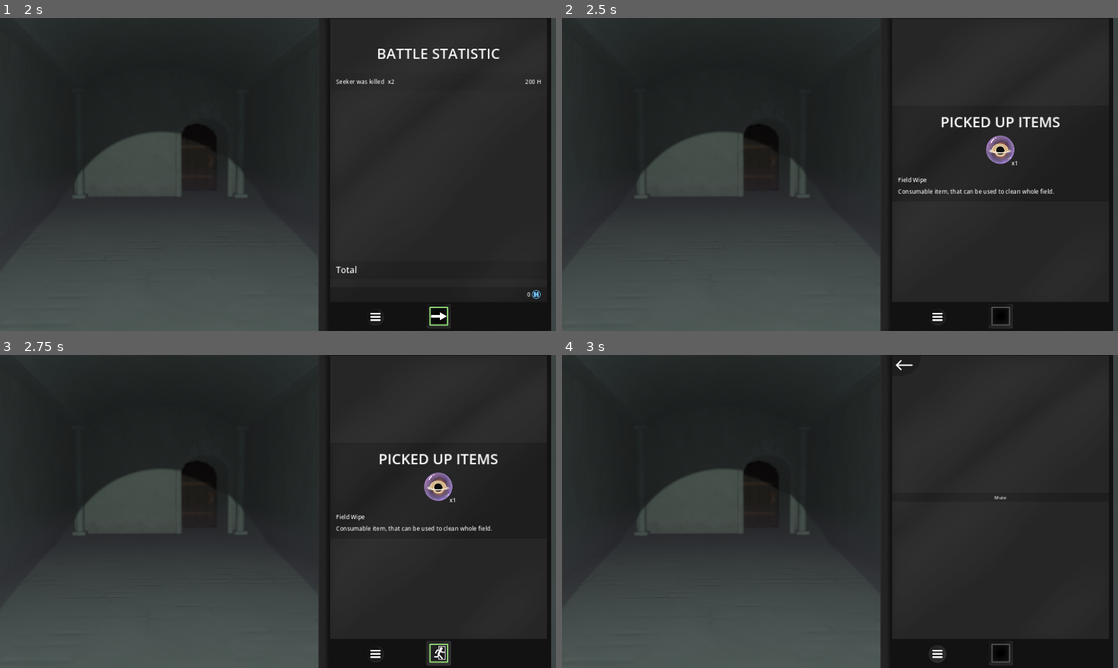
Above: before the commit, frames 1-4 (two rows, left to right).
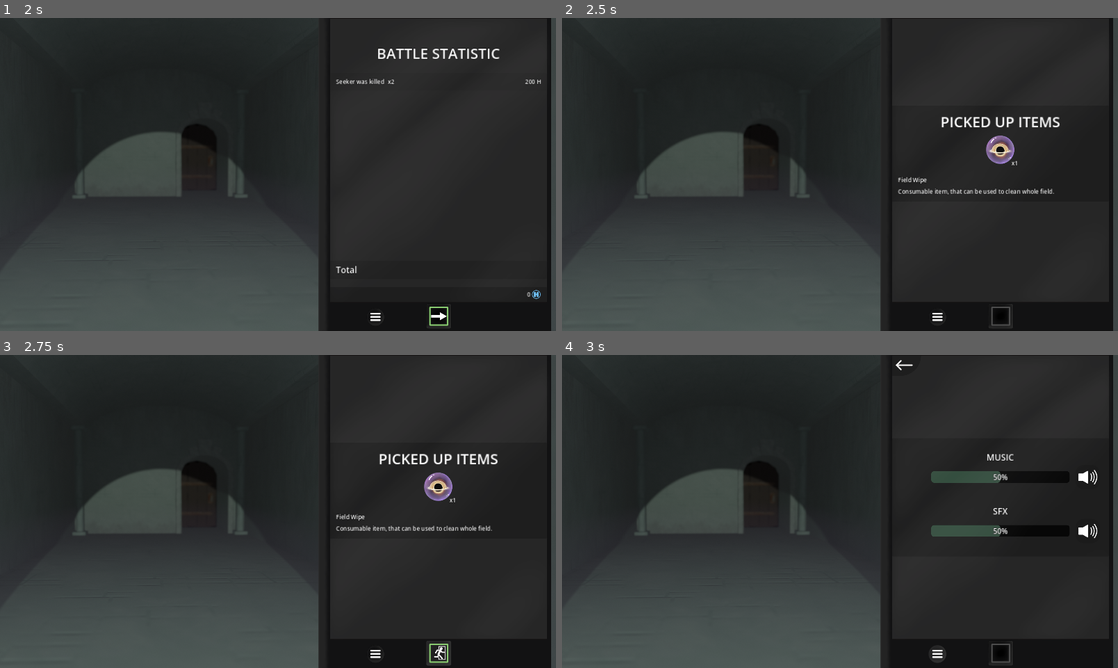
Above: after the commit, the same moments.

Repository: WcOnR/your-mom-is-the-dungeon-lord
Game: Godot game, scene res://game_objects/rooms/world.tscn
Same seed, same stepped clock (60 frames per second), same inputs: the game is played once before the commit and once after it. The engine's default icon, where the game draws it, is replaced by a stand-in: a white triangle on a blue panel in a dark square.
Inputs (mouse positions are in pixels of both pictures, inside the frame that each line leads up to):
- Up to frame 1 (2 s): move the mouse to (400, 158) at 0.52 s; press the mouse at (400, 158) at 0.53 s; hold W 0.53-1.28 s; move the mouse to (166, 190) at 1.27 s; release the mouse at (166, 190) at 1.28 s; click (166, 190) at 1.35 s
- Up to frame 2 (2.5 s): click (1001, 315) at 2 s
- Up to frame 3 (2.75 s): no input
- Up to frame 4 (3 s): click (940, 655) at 2.75 s

Frames 1-3 are identical in both runs. In frame 4, 2.1% of the frame differs, in the area x 66-97%, y 31-59%.

Commit message:
updated sttings menu

Diff:
--- a/game_systems/settings_holder.gd
+++ b/game_systems/settings_holder.gd
@@ -1,8 +1,34 @@
 class_name SettingHolder extends Node
 
+
+signal runtime_setting_changed(_name)
+
+
 var _settings : GameSettings = null
+var _runtime_settings : Dictionary = {}
+
 
 func get_settings() -> GameSettings:
 	if _settings == null:
 		_settings = load("res://game_objects/game_settings.tres")
 	return _settings
+
+
+func reg_runtime_setting(_name : StringName, val : Variant) -> void:
+	_runtime_settings[_name] = val
+
+
+func set_runtime_setting(_name : StringName, val : Variant) -> void:
+	if _name in _runtime_settings:
+		var old_val = _runtime_settings[_name]
+		_runtime_settings[_name] = val
+		if val != old_val:
+			runtime_setting_changed.emit(_name)
+	else:
+		print("SETTING NOT REGESTRED")
+
+
+func get_runtime_setting(_name : StringName) -> Variant:
+	if _name in _runtime_settings:
+		return _runtime_settings[_name]
+	return null
--- a/system/sound_manager.gd
+++ b/system/sound_manager.gd
@@ -12,22 +12,11 @@
 func _ready() -> void:
 	_sfx_bus_id = AudioServer.get_bus_index(SFX_BUS)
 	_music_bus_id = AudioServer.get_bus_index(Music_BUS)
-
-
-func set_sound_volume(new_volume : float) -> void:
-	AudioServer.set_bus_volume_db(_sfx_bus_id, new_volume)
-
-
-func get_sound_volume() -> float:
-	return AudioServer.get_bus_volume_db(_sfx_bus_id)
-
-
-func set_music_volume(new_volume : float) -> void:
-	AudioServer.set_bus_volume_db(_music_bus_id, new_volume)
-
-
-func get_music_volume() -> float:
-	return AudioServer.get_bus_volume_db(_music_bus_id)
+	SettingsManager.reg_runtime_setting("music", 50.0)
+	SettingsManager.reg_runtime_setting("music_on", true)
+	SettingsManager.reg_runtime_setting("sfx", 50.0)
+	SettingsManager.reg_runtime_setting("sfx_on", true)
+	SettingsManager.runtime_setting_changed.connect(_on_runtime_setting_changed)
 
 
 func set_interactive_player(player : AudioStreamPlayer) -> void:
@@ -64,3 +53,39 @@
 func _sound_end(palyer : AudioStreamPlayer) -> void:
 	_players.erase(palyer)
 	palyer.queue_free()
+
+
+func _set_sound_volume(new_volume : float) -> void:
+	var db_val := _to_db(new_volume)
+	AudioServer.set_bus_volume_db(_sfx_bus_id, db_val)
+
+
+func _set_sound_mute(mute : bool) -> void:
+	AudioServer.set_bus_mute(_sfx_bus_id, mute)
+
+
+func _set_music_volume(new_volume : float) -> void:
+	var db_val := _to_db(new_volume)
+	AudioServer.set_bus_volume_db(_music_bus_id, db_val)
+
+
+func _set_music_mute(mute : bool) -> void:
+	AudioServer.set_bus_mute(_music_bus_id, mute)
+
+
+func _to_db(val : float) -> float:
+	var offset := val - 50.0
+	var db_val := absf(offset)
+	db_val = db_val * db_val / 100.0
+	return sign(offset) * db_val
+
+
+func _on_runtime_setting_changed(_name : StringName) -> void:
+	if _name == "music":
+		_set_music_volume(SettingsManager.get_runtime_setting(_name))
+	elif _name == "music_on":
+		_set_music_mute(!SettingsManager.get_runtime_setting(_name))
+	elif _name == "sfx":
+		_set_sound_volume(SettingsManager.get_runtime_setting(_name))
+	elif _name == "sfx_on":
+		_set_sound_mute(!SettingsManager.get_runtime_setting(_name))
--- a/ui/phone/phone.tscn
+++ b/ui/phone/phone.tscn
@@ -11,6 +11,7 @@
 [ext_resource type="PackedScene" uid="uid://dbp4qpxqek8ms" path="res://ui/phone/item_loot_panel/item_loot_panel.tscn" id="6_s0dhv"]
 [ext_resource type="PackedScene" uid="uid://bd7vaw348eqa4" path="res://ui/phone/back_button/back_button.tscn" id="7_oan2s"]
 [ext_resource type="PackedScene" uid="uid://bnca6y1kigsrx" path="res://ui/restart_screen/restart_panel.tscn" id="8_vjta8"]
+[ext_resource type="PackedScene" uid="uid://cjxekcb7c84yx" path="res://ui/phone/settings_panel/settings_panel.tscn" id="9_q2y2l"]
 [ext_resource type="Texture2D" uid="uid://7ayfnrnlhmrc" path="res://ui/phone/menu_btn.png" id="11_8qv82"]
 [ext_resource type="Texture2D" uid="uid://713tg3ovawxk" path="res://ui/phone/menu_btn_p.png" id="12_x6uw2"]
 [ext_resource type="Texture2D" uid="uid://wfvy1pb2lb2e" path="res://ui/phone/menu_btn_h.png" id="13_apvpc"]
@@ -122,20 +123,10 @@
 layout_mode = 2
 size_flags_vertical = 4
 
-[node name="SettingsPanel" type="MarginContainer" parent="ScreenUI"]
+[node name="SettingsPanel" parent="ScreenUI" instance=ExtResource("9_q2y2l")]
 unique_name_in_owner = true
 visible = false
 layout_mode = 2
-size_flags_vertical = 3
-
-[node name="VBoxContainer" type="VBoxContainer" parent="ScreenUI/SettingsPanel"]
-layout_mode = 2
-alignment = 1
-
-[node name="Button" type="Button" parent="ScreenUI/SettingsPanel/VBoxContainer"]
-layout_mode = 2
-focus_mode = 0
-text = "Mute"
 
 [node name="MarginContainer" type="MarginContainer" parent="ScreenUI"]
 layout_mode = 2
--- /dev/null
+++ b/ui/phone/settings_panel/settings_panel.tscn
@@ -0,0 +1,44 @@
+[gd_scene load_steps=2 format=3 uid="uid://cjxekcb7c84yx"]
+
+[ext_resource type="PackedScene" uid="uid://c1ifct37mxsa6" path="res://ui/widgets/settins_bar.tscn" id="1_g1cpb"]
+
+[node name="SettingsPanel" type="MarginContainer"]
+offset_right = 748.0
+offset_bottom = 978.0
+size_flags_vertical = 3
+
+[node name="MarginContainer" type="MarginContainer" parent="."]
+layout_mode = 2
+size_flags_vertical = 4
+
+[node name="Panel" type="Panel" parent="MarginContainer"]
+layout_mode = 2
+
+[node name="MarginContainer" type="MarginContainer" parent="MarginContainer"]
+layout_mode = 2
+theme_override_constants/margin_top = 20
+theme_override_constants/margin_bottom = 20
+
+[node name="VBoxContainer" type="VBoxContainer" parent="MarginContainer/MarginContainer"]
+layout_mode = 2
+
+[node name="MarginContainer2" type="MarginContainer" parent="MarginContainer/MarginContainer/VBoxContainer"]
+layout_mode = 2
+theme_override_constants/margin_top = 20
+theme_override_constants/margin_bottom = 20
+
+[node name="MusicBar" parent="MarginContainer/MarginContainer/VBoxContainer/MarginContainer2" instance=ExtResource("1_g1cpb")]
+layout_mode = 2
+setting_label = "MUSIC"
+setting_name = &"music"
+
+[node name="MarginContainer" type="MarginContainer" parent="MarginContainer/MarginContainer/VBoxContainer"]
+custom_minimum_size = Vector2(0, 40)
+layout_mode = 2
+theme_override_constants/margin_top = 20
+theme_override_constants/margin_bottom = 20
+
+[node name="SFXBar" parent="MarginContainer/MarginContainer/VBoxContainer/MarginContainer" instance=ExtResource("1_g1cpb")]
+layout_mode = 2
+setting_label = "SFX"
+setting_name = &"sfx"
--- a/ui/phone/statistics_panel/statistics_panel.tscn
+++ b/ui/phone/statistics_panel/statistics_panel.tscn
@@ -15,7 +15,7 @@
 [sub_resource type="Resource" id="Resource_2wmc6"]
 script = ExtResource("2_hrnw1")
 stream = ExtResource("4_cah3x")
-volume_db = -20.0
+volume_db = -10.0
 pitch_scale = 1.0
 
 [sub_resource type="LabelSettings" id="LabelSettings_pda3l"]
--- /dev/null
+++ b/ui/widgets/settins_bar.gd
@@ -0,0 +1,57 @@
+class_name SettingsBar extends Control
+
+
+@export var on_icon : Texture = null
+@export var off_icon : Texture = null
+@export var setting_label : String
+@export var setting_name : StringName
+
+@onready var bar : ProgressBar = %Bar
+
+var setting_name_on : StringName
+var _hold_bar : bool = false
+
+func _ready() -> void:
+	%Label.text = setting_label
+	setting_name_on = setting_name + "_on"
+	_update_view()
+	SettingsManager.runtime_setting_changed.connect(_on_runtime_setting_changed)
+	%SwitchButton.pressed.connect(_on_switch)
+
+
+func _input(event: InputEvent) -> void:
+	if not is_visible_in_tree():
+		return
+	if event.is_action_pressed("click"):
+		var rect := bar.get_rect()
+		rect.position = bar.global_position
+		if rect.intersects(Rect2(event.position, Vector2.ONE)):
+			_hold_bar = true
+	if _hold_bar and event.is_action_released("click"):
+		_hold_bar = false
+	if _hold_bar and event is InputEventMouse:
+		var rect := bar.get_rect()
+		var val : float = event.position.x - bar.global_position.x
+		val = val * 100.0 / rect.size.x
+		val = clampf(val, 1.0, 100.0)
+		SettingsManager.set_runtime_setting(setting_name, roundf(val))
+
+
+func _update_view() -> void:
+	bar.value = SettingsManager.get_runtime_setting(setting_name)
+	if SettingsManager.get_runtime_setting(setting_name_on):
+		%SwitchIcon.texture = on_icon
+		bar.modulate = Color.WHITE
+	else:
+		%SwitchIcon.texture = off_icon
+		bar.modulate = Color.DIM_GRAY
+
+
+func _on_runtime_setting_changed(_name : StringName) -> void:
+	if _name == setting_name or _name == setting_name_on:
+		_update_view()
+
+
+func _on_switch() -> void:
+	var cur = SettingsManager.get_runtime_setting(setting_name_on) as bool
+	SettingsManager.set_runtime_setting(setting_name_on, !cur)
--- /dev/null
+++ b/ui/widgets/settins_bar.tscn
@@ -0,0 +1,127 @@
+[gd_scene load_steps=10 format=3 uid="uid://c1ifct37mxsa6"]
+
+[ext_resource type="Texture2D" uid="uid://deexv1yl5g64k" path="res://ui/widgets/sound_on.png" id="1_a2gr7"]
+[ext_resource type="Script" path="res://ui/widgets/settins_bar.gd" id="1_e0hkt"]
+[ext_resource type="Texture2D" uid="uid://bxk2xbqkqbmxo" path="res://ui/widgets/sound_off.png" id="3_qd02s"]
+
+[sub_resource type="LabelSettings" id="LabelSettings_migvc"]
+font_size = 30
+outline_size = 5
+outline_color = Color(0, 0, 0, 1)
+
+[sub_resource type="StyleBoxFlat" id="StyleBoxFlat_fri32"]
+bg_color = Color(0.03, 0.03, 0.03, 1)
+corner_radius_top_left = 10
+corner_radius_top_right = 10
+corner_radius_bottom_right = 10
+corner_radius_bottom_left = 10
+
+[sub_resource type="StyleBoxFlat" id="StyleBoxFlat_m2du6"]
+bg_color = Color(0.201, 0.3, 0.2406, 1)
+corner_radius_top_left = 10
+corner_radius_top_right = 10
+corner_radius_bottom_right = 10
+corner_radius_bottom_left = 10
+
+[sub_resource type="StyleBoxFlat" id="StyleBoxFlat_kple5"]
+content_margin_left = 4.0
+content_margin_top = 4.0
+content_margin_right = 4.0
+content_margin_bottom = 4.0
+bg_color = Color(0.225, 0.225, 0.225, 0.6)
+corner_radius_top_left = 30
+corner_radius_top_right = 30
+corner_radius_bottom_right = 30
+corner_radius_bottom_left = 30
+corner_detail = 5
+
+[sub_resource type="StyleBoxFlat" id="StyleBoxFlat_oolit"]
+content_margin_left = 4.0
+content_margin_top = 4.0
+content_margin_right = 4.0
+content_margin_bottom = 4.0
+bg_color = Color(0, 0, 0, 0.6)
+corner_radius_top_left = 30
+corner_radius_top_right = 30
+corner_radius_bottom_right = 30
+corner_radius_bottom_left = 30
+corner_detail = 5
+
+[sub_resource type="StyleBoxFlat" id="StyleBoxFlat_r1ikb"]
+content_margin_left = 4.0
+content_margin_top = 4.0
+content_margin_right = 4.0
+content_margin_bottom = 4.0
+bg_color = Color(0.1, 0.1, 0.1, 0.6)
+corner_radius_top_left = 30
+corner_radius_top_right = 30
+corner_radius_bottom_right = 30
+corner_radius_bottom_left = 30
+
+[node name="SettingsBar" type="MarginContainer"]
+theme_override_constants/margin_left = 30
+theme_override_constants/margin_top = 5
+theme_override_constants/margin_right = 30
+theme_override_constants/margin_bottom = 5
+script = ExtResource("1_e0hkt")
+on_icon = ExtResource("1_a2gr7")
+off_icon = ExtResource("3_qd02s")
+
+[node name="VBoxContainer" type="VBoxContainer" parent="."]
+layout_mode = 2
+
+[node name="Label" type="Label" parent="VBoxContainer"]
+unique_name_in_owner = true
+layout_mode = 2
+text = "MUSIC"
+label_settings = SubResource("LabelSettings_migvc")
+horizontal_alignment = 1
+
+[node name="HBoxContainer" type="HBoxContainer" parent="VBoxContainer"]
+layout_mode = 2
+theme_override_constants/separation = 20
+alignment = 1
+
+[node name="MarginContainer" type="MarginContainer" parent="VBoxContainer/HBoxContainer"]
+custom_minimum_size = Vector2(85, 0)
+layout_mode = 2
+
+[node name="Bar" type="ProgressBar" parent="VBoxContainer/HBoxContainer"]
+unique_name_in_owner = true
+custom_minimum_size = Vector2(100, 40)
+layout_mode = 2
+size_flags_horizontal = 3
+size_flags_vertical = 4
+theme_override_colors/font_color = Color(1, 1, 1, 1)
+theme_override_colors/font_outline_color = Color(0, 0, 0, 1)
+theme_override_constants/outline_size = 4
+theme_override_font_sizes/font_size = 25
+theme_override_styles/background = SubResource("StyleBoxFlat_fri32")
+theme_override_styles/fill = SubResource("StyleBoxFlat_m2du6")
+step = 1.0
+value = 50.0
+
+[node name="SwitchButton" type="Button" parent="VBoxContainer/HBoxContainer"]
+unique_name_in_owner = true
+custom_minimum_size = Vector2(85, 85)
+layout_mode = 2
+focus_mode = 0
+theme_override_styles/hover = SubResource("StyleBoxFlat_kple5")
+theme_override_styles/pressed = SubResource("StyleBoxFlat_oolit")
+theme_override_styles/normal = SubResource("StyleBoxFlat_r1ikb")
+
+[node name="SwitchIcon" type="TextureRect" parent="VBoxContainer/HBoxContainer/SwitchButton"]
+unique_name_in_owner = true
+layout_mode = 1
+anchors_preset = 8
+anchor_left = 0.5
+anchor_top = 0.5
+anchor_right = 0.5
+anchor_bottom = 0.5
+offset_left = -20.0
+offset_top = -20.0
+offset_right = 20.0
+offset_bottom = 20.0
+grow_horizontal = 2
+grow_vertical = 2
+texture = ExtResource("1_a2gr7")
Not shown: 1 places in ui/phone/phone.tscn that only renumber resources
Binary file added: ui/widgets/sound_off.png
Not shown, added: ui/widgets/sound_off.png.import
Binary file added: ui/widgets/sound_on.png
Not shown, added: ui/widgets/sound_on.png.import
